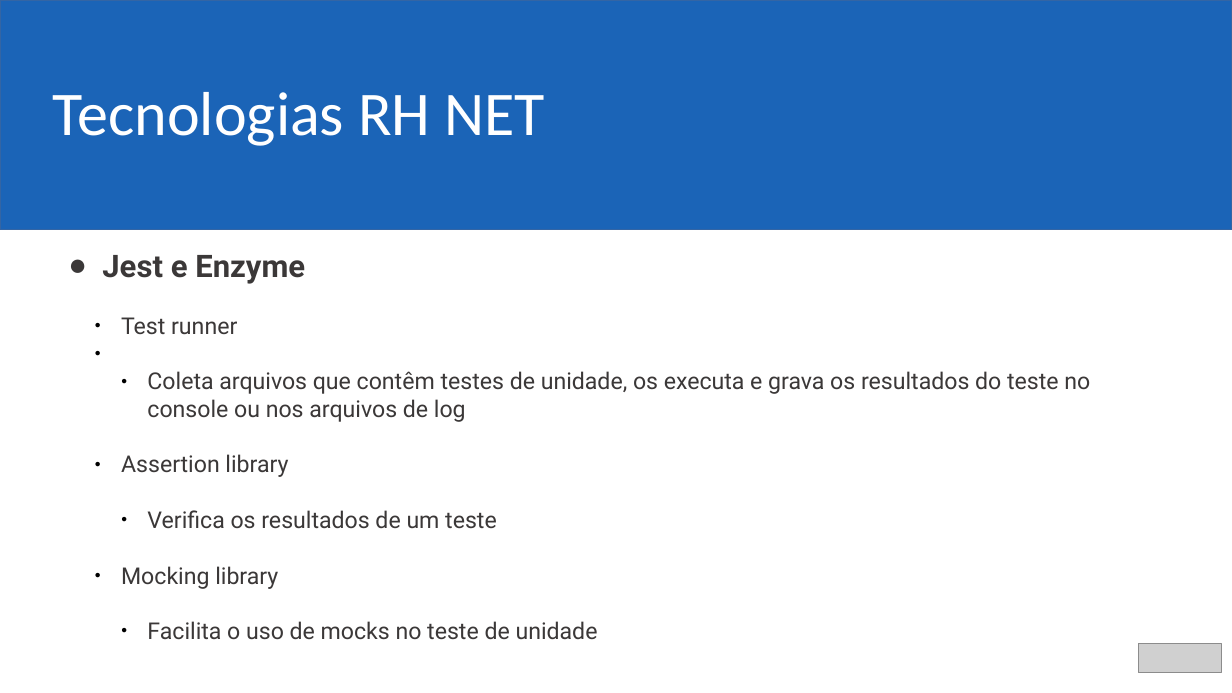
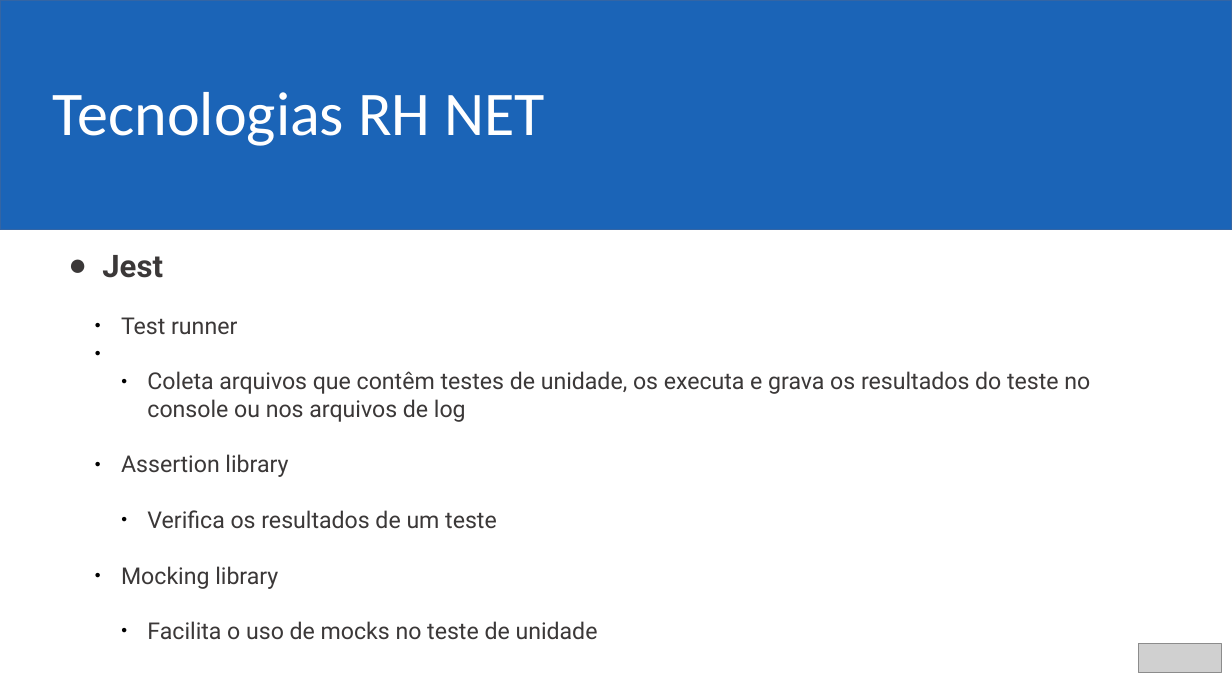
Before and after one commit to ericjrsilva/meetup-react-tests, a slide deck: slide 8 of apresentacao.odp (slide 7 before the commit). Drawn at 1232x693 pixels with LibreOffice and Linux fonts; fonts in the diff are those of the drawing; grey boxes stand for pictures; background and template pictures are left out. Boxes give left, top, right and bottom in pixels: in the first picture for what was removed or moved away, otherwise in the second. Text is boxed around its words. In the diff, an @@ line names an element or a change of style, - is before the commit and + after.

```diff
--- a/apresentacao.odp
+++ b/apresentacao.odp
@@ text at box(102, 255, 163, 278): text changed @@
-● Jest e Enzyme
+● Jest
```
Also in this commit, not shown: 2 other slides changed, 2 slides added, 1 slide removed, 3 other files.
